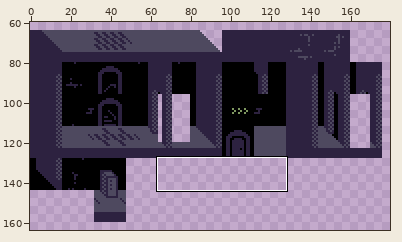
One commit to this sprite sheet: sprite/tiles.png. Above: a wide view before the commit, with the close-up outlined.
Close-up. The starting point:
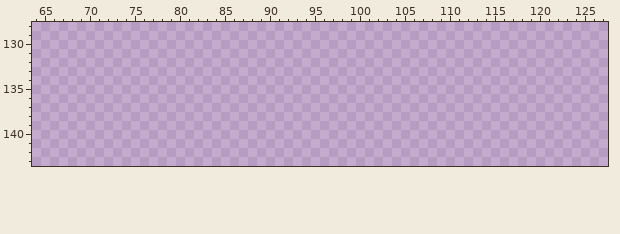
The file is 256x256 pixels. Colours within 5 levels of each other are drawn and written as one. Shown: x 64..127, y 128..143. The wide view leaves out empty margins.
The same view after the edit:
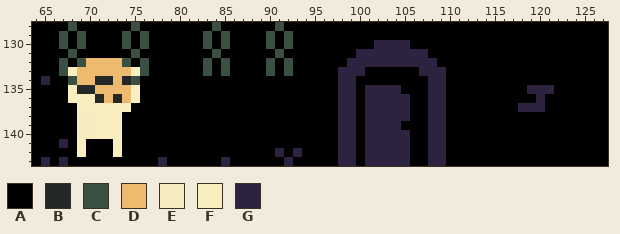
Palette (. is transparent): A #000000  B #242828  C #3a5043  D #edbb70  E #f8eebff9  F #f8eebf  G #2d2240
Difference:
Changed rows in their new state; - is an unchanged pixel.
first column x 64:
128 AAAACAAAAAACAAAAAAAACAAAAAACAAAAAAAAAAAAAAAAAAAAAAAAAAAAAAAAAAAA
129 AAACACAAAACACAAAAAACACAAAACACAAAAAAAAAAAAAAAAAAAAAAAAAAAAAAAAAAA
130 AAACACAAAACACAAAAAACACAAAACACAAAAAAAAAGGGGAAAAAAAAAAAAAAAAAAAAAA
131 AAAACAAAAAACAAAAAAAACAAAAAACAAAAAAAAGGGGGGGGAAAAAAAAAAAAAAAAAAAA
132 AAACACDDDDCACAAAAAACACAAAACACAAAAAAGGGGGGGGGGAAAAAAAAAAAAAAAAAAA
133 AAACFDDDDDDFCAAAAAACACAAAACACAAAAAGGGAAAAAAGGGAAAAAAAAAAAAAAAAAA
134 AGAACDDBBDBCAAAAAAAAAAAAAAAAAAAAAAGGAAAAAAAAGGAAAAAAAAAAAAAAAAAA
135 AAAAFBBDDDDFAAAAAAAAAAAAAAAAAAAAAAGGAGGGGAAAGGAAAAAAAAAGGGAAAAAA
136 AAAAFFFBDBDFAAAAAAAAAAAAAAAAAAAAAAGGAGGGGGAAGGAAAAAAAAAAGAAAAAAA
137 AAAAAFFFFFFAAAAAAAAAAAAAAAAAAAAAAAGGAGGGGGAAGGAAAAAAAAGGGAAAAAAA
138 AAAAAEEFFFAAAAAAAAAAAAAAAAAAAAAAAAGGAGGGGGAAGGAAAAAAAAAAAAAAAAAA
139 AAAAAEEFFFAAAAAAAAAAAAAAAAAAAAAAAAGGAGGGGAAAGGAAAAAAAAAAAAAAAAAA
140 AAAAAEEFFFAAAAAAAAAAAAAAAAAAAAAAAAGGAGGGGGAAGGAAAAAAAAAAAAAAAAAA
141 AAAGAFAAAFAAAAAAAAAAAAAAAAAAAAAAAAGGAGGGGGAAGGAAAAAAAAAAAAAAAAAA
142 AAAAAFAAAFAAAAAAAAAAAAAAAAAGAGAAAAGGAGGGGGAAGGAAAAAAAAAAAAAAAAAA
143 AGAGAAAAAAAAAAGAAAAAAGAAAAAAGAAAAAGGAGGGGGAAGGAAAAAAAAAAAAAAAAAA
Where, in picture pixels (left, top, right, bottom), the same in both close-ups:
added: (32, 22, 608, 166)
